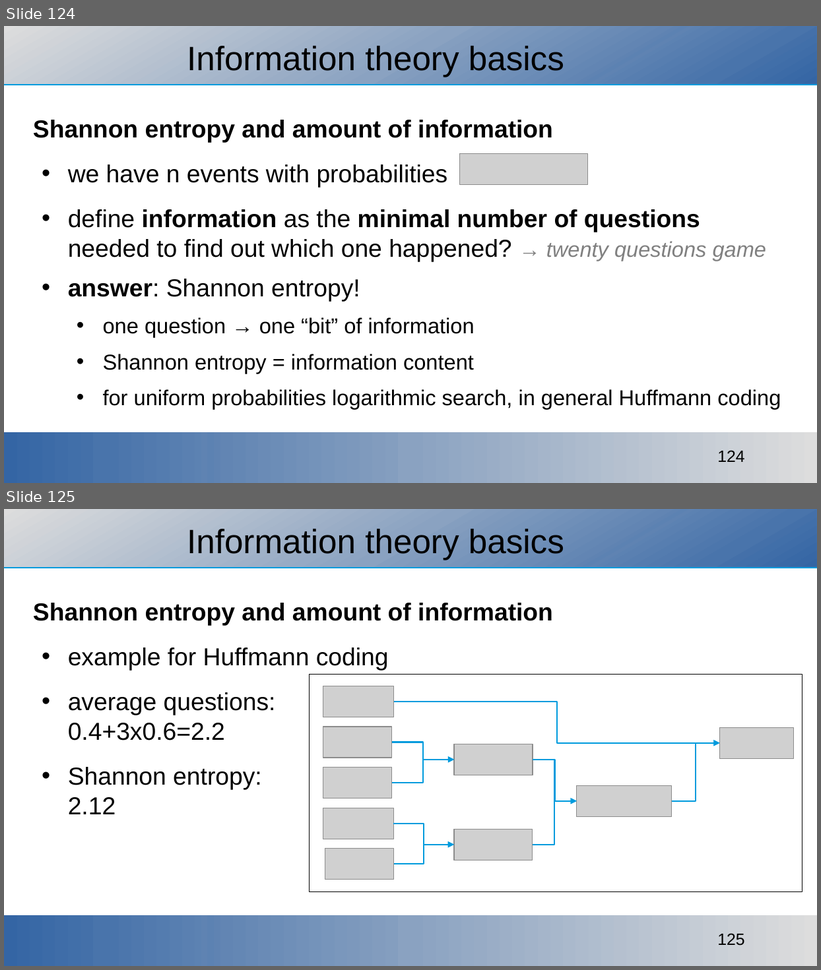
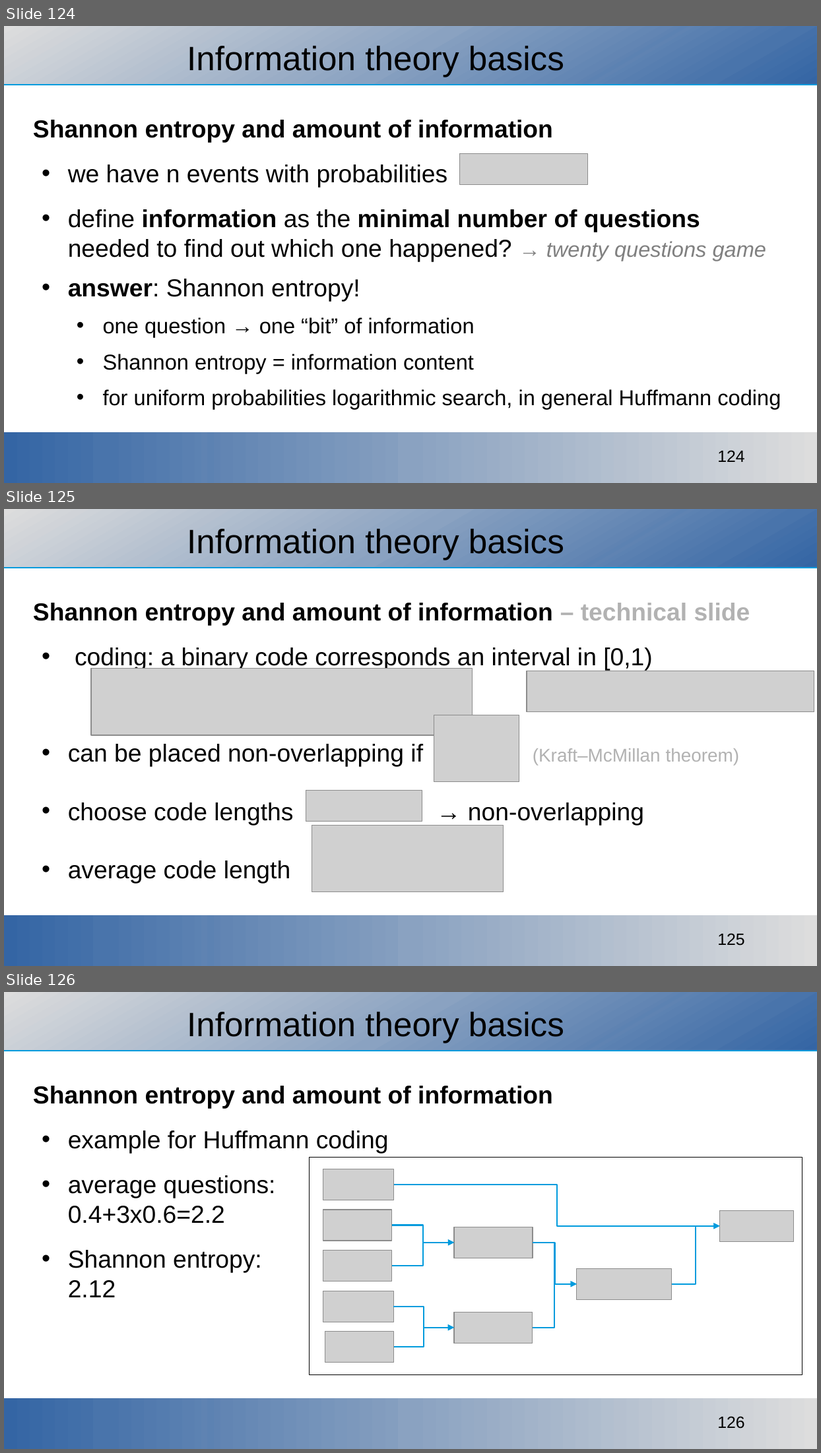
Before and after one commit to ajakovac/ML-in-Practice-I, a slide deck: ML in practice.odp. Shown one above the other, each under a label of ours: slides 124 and 125 before the commit, slides 124, 125 and 126 after it. The pictures are 821x970 and 821x1453 pixels, drawn with LibreOffice and Linux fonts; fonts in the diff are those of the drawing; grey boxes stand for pictures; background and template pictures are left out. Boxes give left, top, right and bottom in pixels: in the first picture for what was removed or moved away, otherwise in the second. Text is boxed around its words. In the diff, an @@ line names an element or a change of style, - is before the commit and + after.

Commit message:
Shannon entropy coding proof

```diff
--- a/ML in practice.odp
+++ b/ML in practice.odp
@@ slide 125 added at (x1=4, y1=509, x2=817, y2=966), background #FFFFFF; not listed: 3 template elements that a slide beside it also shows @@
@@ title added at (x1=187, y1=529, x2=564, y2=560), 33 pt, text #000000 @@
+Information theory basics
@@ text added at (x1=33, y1=603, x2=750, y2=884), 24 pt, text #000000 @@
+Shannon entropy and amount of information – technical slide
+• coding: a binary code corresponds an interval in [0,1)
+• can be placed non-overlapping if (Kraft–McMillan theorem)
+• choose code lengths → non-overlapping
+• average code length
@@ picture added at (x1=91, y1=669, x2=472, y2=736) @@
@@ picture added at (x1=527, y1=671, x2=815, y2=712) @@
@@ picture added at (x1=434, y1=716, x2=519, y2=783) @@
@@ picture added at (x1=306, y1=791, x2=422, y2=822) @@
@@ picture added at (x1=312, y1=826, x2=504, y2=892) @@
@@ what was slide 125 is now slide 126 @@
@@ page number at (x1=717, y1=1416, x2=745, y2=1429): text changed @@
-125
+126
```
Also in this commit, not shown: 1 other file.
